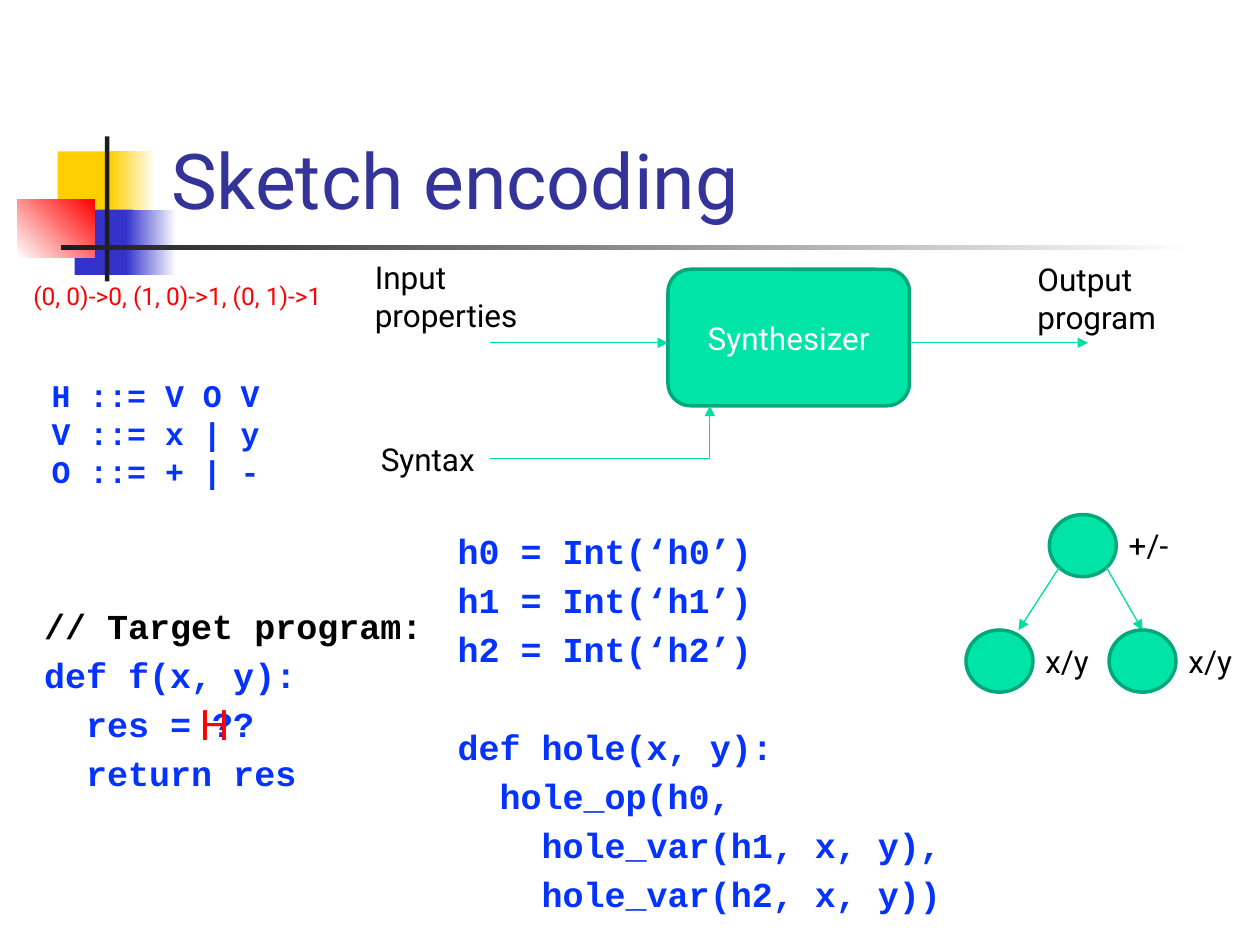
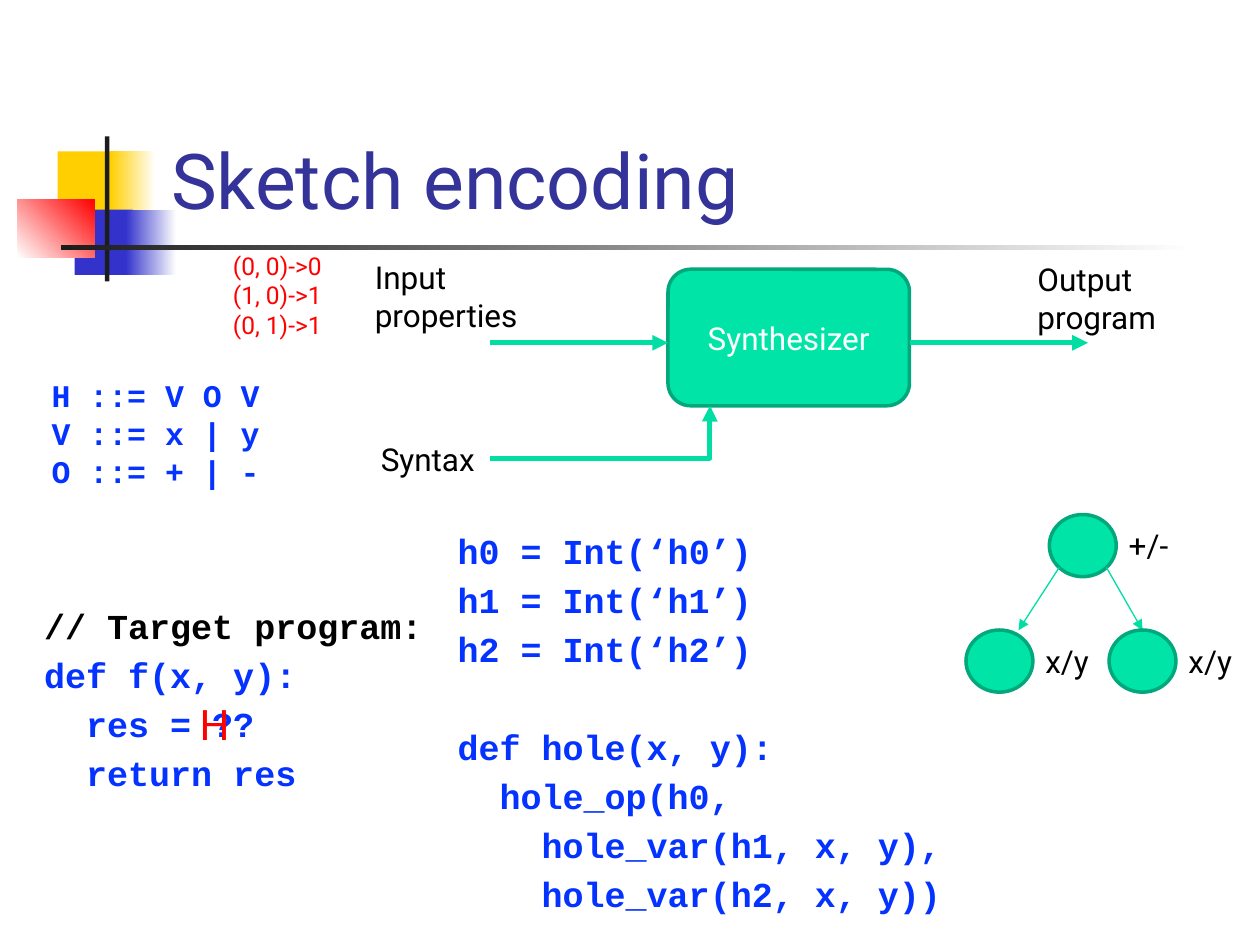
Before and after one commit to csslab-ustc/csslab-ustc.github.io, a slide deck: slide 9 of courses/theory/slides/lec20-synthesis.pptx (slide 10 before the commit). Drawn at 1260x945 pixels with LibreOffice and Linux fonts; fonts in the diff are those of the drawing. Boxes give left, top, right and bottom in pixels: in the first picture for what was removed or moved away, otherwise in the second. Text is boxed around its words. In the diff, an @@ line names an element or a change of style, - is before the commit and + after.

```diff
--- a/courses/theory/slides/lec20-synthesis.pptx
+++ b/courses/theory/slides/lec20-synthesis.pptx
@@ text at <box>233,255,322,340</box>: text changed @@
-(0, 0)->0, (1, 0)->1, (0, 1)->1
+(0, 0)->0
+(1, 0)->1
+(0, 1)->1
@@ arrow (490, 343) - (668, 343): stroke #00DFA4 0.75 pt to #00DFA4 3 pt @@
@@ arrow (910, 343) - (1089, 343): stroke #00DFA4 0.75 pt to #00DFA4 3 pt @@
@@ elbow arrow (490, 459) - (711, 406): stroke #00DFA4 0.75 pt to #00DFA4 3 pt @@
```
Also in this commit, not shown: 6 other slides changed, 2 slides added, 3 slides removed, 2 other files.
